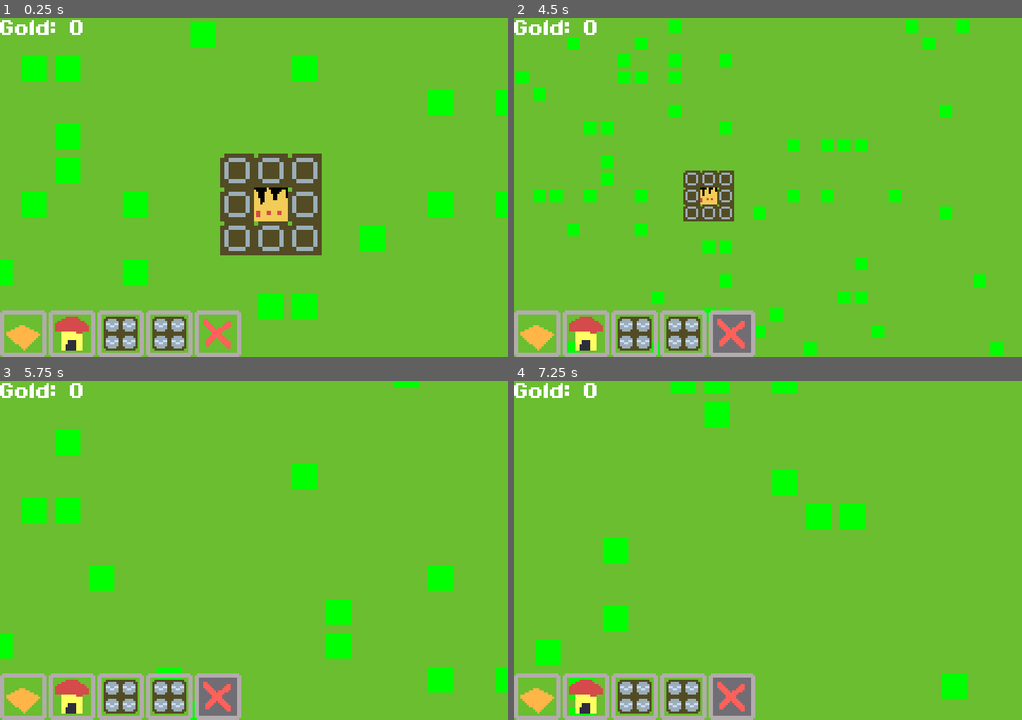
Above: before the commit, frames 1-4 (two rows, left to right).
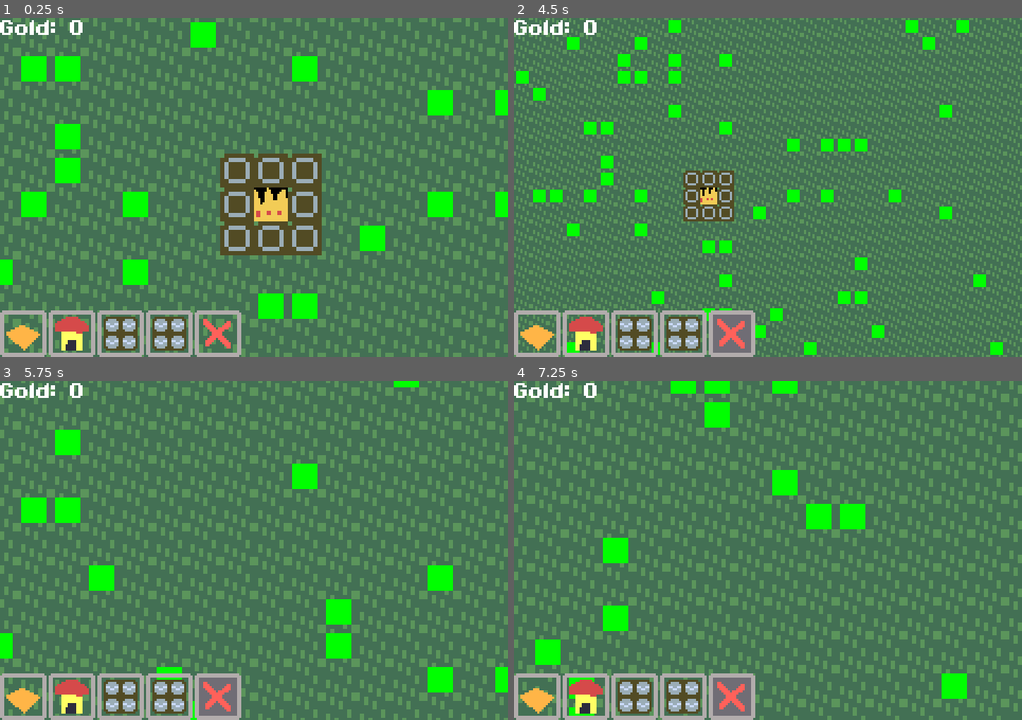
Above: after the commit, the same moments.

Repository: comfy-gamedev/ludum-dare-60
Game: Godot game, scene res://scenes/main/main.tscn
Same seed, same stepped clock (60 frames per second), same inputs: the game is played once before the commit and once after it. The engine's default icon, where the game draws it, is replaced by a stand-in: a white triangle on a blue panel in a dark square.
Inputs (mouse positions are in pixels of both pictures, inside the frame that each line leads up to):
- Up to frame 1 (0.25 s): no input
- Up to frame 2 (4.5 s): click (539, 333) at 0.52 s; click (585, 333) at 1.27 s; click (635, 333) at 2.02 s; click (681, 333) at 2.77 s; click (732, 333) at 3.52 s; tap Enter at 4.25 s; move the mouse to (879, 170) at 4.27 s; hold D (pan_right) from 4.28 s (still down); hold Mouse wheel up (zoom_toggle) from 4.28 s (still down); click (879, 170) at 4.42 s
- Up to frame 3 (5.75 s): move the mouse to (152, 567) at 5.02 s; release D (pan_right) at 5.03 s; release Mouse wheel up (zoom_toggle) at 5.03 s; hold S (pan_down) from 5.03 s (still down); tap Mouse wheel up (zoom_toggle) at 5.1 s
- Up to frame 4 (7.25 s): move the mouse to (818, 475) at 5.77 s; release S (pan_down) at 5.78 s; hold D (pan_right) 5.78-6.53 s; hold Mouse wheel up (zoom_toggle) 5.78-6.53 s; move the mouse to (742, 618) at 6.52 s; hold W (pan_up) from 6.53 s (still down); tap Mouse wheel up (zoom_toggle) at 6.6 s; click (742, 618) at 6.67 s

The runs differ from the first frame. In frame 1, 84% of the frame differs, in the area x 0-100%, y 0-100%; in frame 2, 89%; in frame 3, 91%; in frame 4, 91%.

Commit message:
Path tracing

Diff:
--- a/assets/tilesets/surface/surface_tile_set.tres
+++ b/assets/tilesets/surface/surface_tile_set.tres
@@ -1,75 +1,46 @@
 [gd_resource type="TileSet" format=3 uid="uid://ro17h0mixvc6"]
 
 [ext_resource type="Texture2D" uid="uid://bi3wvyutuegk4" path="res://assets/tilesets/surface/surface_tiles.png" id="1_tgpv7"]
+[ext_resource type="Texture2D" uid="uid://bobscu7tvu7tg" path="res://assets/tilesets/surface/path_tiles.png" id="2_lq4wr"]
 
 [sub_resource type="TileSetAtlasSource" id="TileSetAtlasSource_lq4wr"]
 texture = ExtResource("1_tgpv7")
-texture_region_size = Vector2i(8, 8)
 0:0/0 = 0
 1:0/0 = 0
 2:0/0 = 0
 3:0/0 = 0
-4:0/0 = 0
-5:0/0 = 0
-6:0/0 = 0
-7:0/0 = 0
 0:1/0 = 0
 1:1/0 = 0
 2:1/0 = 0
 3:1/0 = 0
-4:1/0 = 0
-5:1/0 = 0
-6:1/0 = 0
-7:1/0 = 0
 0:2/0 = 0
 1:2/0 = 0
 2:2/0 = 0
 3:2/0 = 0
-4:2/0 = 0
-5:2/0 = 0
-6:2/0 = 0
-7:2/0 = 0
 0:3/0 = 0
 1:3/0 = 0
 2:3/0 = 0
 3:3/0 = 0
-4:3/0 = 0
-5:3/0 = 0
-6:3/0 = 0
-7:3/0 = 0
-0:4/0 = 0
-1:4/0 = 0
-2:4/0 = 0
-3:4/0 = 0
-4:4/0 = 0
-5:4/0 = 0
-6:4/0 = 0
-7:4/0 = 0
-0:5/0 = 0
-1:5/0 = 0
-2:5/0 = 0
-3:5/0 = 0
-4:5/0 = 0
-5:5/0 = 0
-6:5/0 = 0
-7:5/0 = 0
-0:6/0 = 0
-1:6/0 = 0
-2:6/0 = 0
-3:6/0 = 0
-4:6/0 = 0
-5:6/0 = 0
-6:6/0 = 0
-7:6/0 = 0
-0:7/0 = 0
-1:7/0 = 0
-2:7/0 = 0
-3:7/0 = 0
-4:7/0 = 0
-5:7/0 = 0
-6:7/0 = 0
-7:7/0 = 0
+
+[sub_resource type="TileSetAtlasSource" id="TileSetAtlasSource_f334x"]
+texture = ExtResource("2_lq4wr")
+0:0/0 = 0
+0:1/0 = 0
+0:2/0 = 0
+0:3/0 = 0
+1:3/0 = 0
+2:3/0 = 0
+3:3/0 = 0
+3:2/0 = 0
+3:1/0 = 0
+3:0/0 = 0
+2:0/0 = 0
+1:0/0 = 0
+1:1/0 = 0
+1:2/0 = 0
+2:2/0 = 0
+2:1/0 = 0
 
 [resource]
-tile_size = Vector2i(8, 8)
 sources/1 = SubResource("TileSetAtlasSource_lq4wr")
+sources/2 = SubResource("TileSetAtlasSource_f334x")
--- a/entities/little_guy/little_guy.gd
+++ b/entities/little_guy/little_guy.gd
@@ -34,6 +34,7 @@
 			var lookdir = GridMetric.rotate_dir(grid_facing, turn)
 			var look = grid_pos + lookdir
 			if Main.current.get_tile_type(look) == Main.TileType.PATH:
+				Main.current.connect_paths(grid_pos, look)
 				grid_pos = look
 				grid_facing = lookdir
 				break
--- a/scenes/main/main.gd
+++ b/scenes/main/main.gd
@@ -12,6 +12,9 @@
 const TREE = preload("uid://bayold7n6brg0")
 const PIT = preload("uid://btc2onty6jr4i")
 const HOMEBASE = preload("uid://xgk4sw8nurj8")
+
+const BASE_TILE_SOURCE = 1
+const PATH_TILE_SOURCE = 2
 
 static var current: Main
 
@@ -81,7 +84,7 @@
 	camera_2d.limit_right = int(WORLD_SIZE.x * GridMetric.GRID_PX.x)
 	camera_2d.limit_bottom = int(WORLD_SIZE.y * GridMetric.GRID_PX.y)
 
-	hotbar.add_hotbar_item(preload("uid://ctrope6st2ckv"), [ToolKind.SURFACE, [1, Vector2i(1, 0)]])
+	hotbar.add_hotbar_item(preload("uid://ctrope6st2ckv"), [ToolKind.SURFACE, [PATH_TILE_SOURCE, Vector2i(0, 0)]])
 	hotbar.add_hotbar_item(preload("uid://ixjui85tt6wx"), [ToolKind.BUILDING, [preload("uid://6gtvs4ggkcwd"), false]])
 	hotbar.add_hotbar_item(preload("uid://bxo6h0qpw2tyl"), [ToolKind.BUILDING, [preload("uid://qwy22yet3em5"), true]])
 	hotbar.add_hotbar_item(preload("uid://bxo6h0qpw2tyl"), [ToolKind.BUILDING, [preload("uid://cy1ktd1fykiqy"), false]])
@@ -156,7 +159,7 @@
 	var source = surface_tile_map_layer.get_cell_source_id(grid_pos)
 	var coord = surface_tile_map_layer.get_cell_atlas_coords(grid_pos)
 	match [source, coord]:
-		[1, Vector2i(1, 0)]: return TileType.PATH
+		[PATH_TILE_SOURCE, _]: return TileType.PATH
 
 	return TileType.NOTHING
 
@@ -203,6 +206,43 @@
 	tick_entities.erase(ent)
 	ent.tree_exiting.disconnect(unregister_tick_entity)
 
+
+func connect_paths(a: Vector2i, b: Vector2i) -> void:
+	assert((a-b) in GridMetric.DIRS)
+	assert(get_tile_type(a) == TileType.PATH)
+	assert(get_tile_type(b) == TileType.PATH)
+
+	var nbor_map: Dictionary[int, Vector2i] = {
+		0b0000: Vector2i(0, 0),
+		0b0001: Vector2i(3, 1),
+		0b0010: Vector2i(2, 1),
+		0b0011: Vector2i(1, 3),
+		0b0100: Vector2i(3, 0),
+		0b0101: Vector2i(1, 1),
+		0b0110: Vector2i(0, 3),
+		0b0111: Vector2i(3, 3),
+		0b1000: Vector2i(2, 0),
+		0b1001: Vector2i(1, 2),
+		0b1010: Vector2i(1, 0),
+		0b1011: Vector2i(3, 2),
+		0b1100: Vector2i(0, 2),
+		0b1101: Vector2i(2, 2),
+		0b1110: Vector2i(2, 3),
+		0b1111: Vector2i(0, 1),
+	}
+
+	var f = func (p: Vector2i, d: Vector2i) -> void:
+		var s = surface_tile_map_layer.get_cell_source_id(p)
+		var c = surface_tile_map_layer.get_cell_atlas_coords(p)
+		var n = nbor_map.find_key(c)
+		assert(n != null)
+		var r = GridMetric.dir_to_rot(d)
+		var nn = n | (1 << r)
+		var cc = nbor_map[nn]
+		surface_tile_map_layer.set_cell(p, s, cc)
+
+	f.call(a, b-a)
+	f.call(b, a-b)
 
 func _do_tool(grid_pos: Vector2i, tool: Array) -> void:
 	match tool:
@@ -243,7 +283,7 @@
 					bp.building.queue_free()
 			else:
 				if get_world_rect().has_point(grid_pos) and get_tile_type(grid_pos) != TileType.NOTHING:
-					surface_tile_map_layer.set_cell(grid_pos, 1, Vector2i(0, 0))
+					surface_tile_map_layer.set_cell(grid_pos, BASE_TILE_SOURCE, Vector2i(0, 0))
 
 
 func _on_hotbar_selection_changed() -> void:
--- a/scenes/main/main.tscn
+++ b/scenes/main/main.tscn
@@ -92,7 +92,6 @@
 
 [node name="SurfaceTileMapLayer" type="TileMapLayer" parent="." unique_id=1584332947]
 z_index = -1
-scale = Vector2(2, 2)
 tile_set = ExtResource("1_iuonh")
 occlusion_enabled = false
 metadata/_edit_lock_ = true
Binary file changed: assets/tilesets/surface/surface_tiles.png
